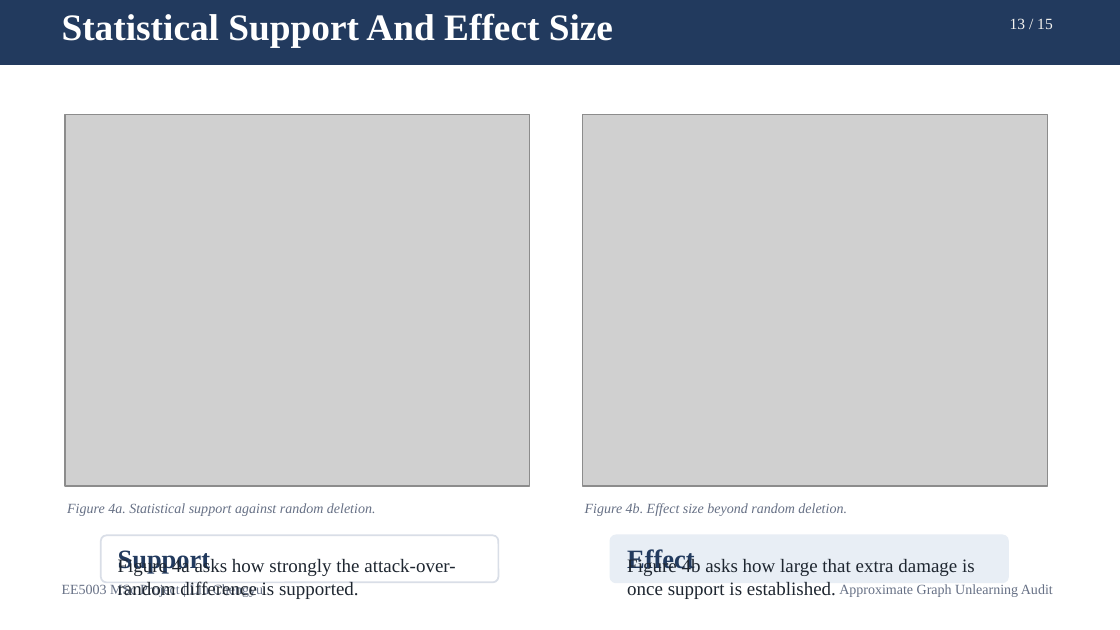
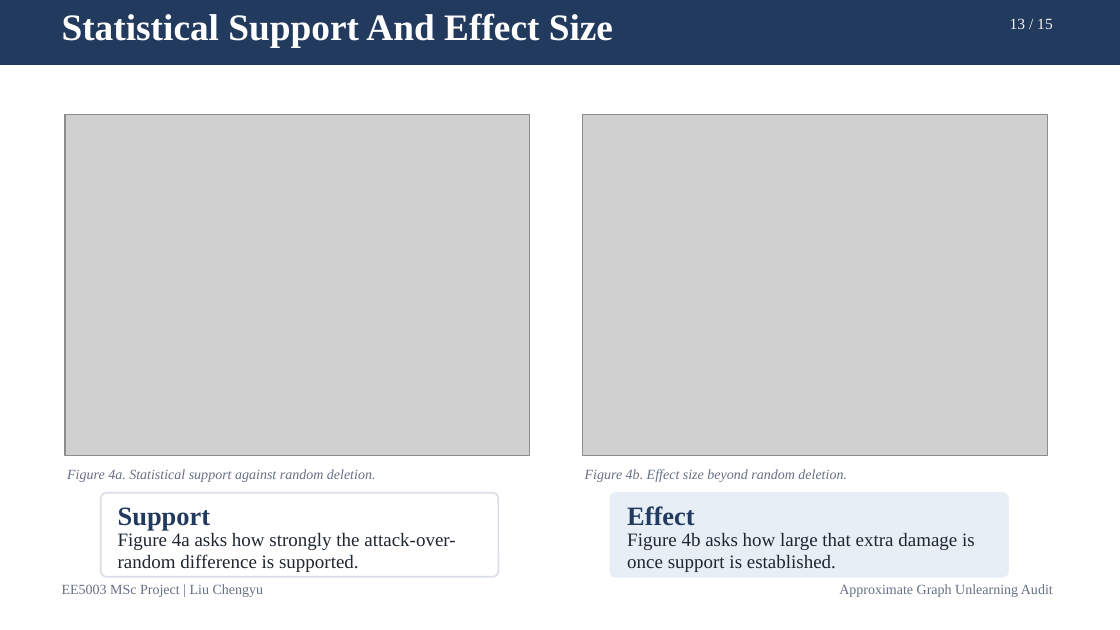
Before and after one commit to lelelelelelelelelelelelele/OpenGU, a slide deck: slide 13 of GULib-master/report/0417_5003report/ppt/out-export-check/final_15min_defense.pptx. Drawn at 1120x630 pixels with LibreOffice and Linux fonts; fonts in the diff are those of the drawing; grey boxes stand for pictures. Boxes give left, top, right and bottom in pixels: in the first picture for what was removed or moved away, otherwise in the second. Text is boxed around its words. In the diff, an @@ line names an element or a change of style, - is before the commit and + after.

```diff
--- a/GULib-master/report/0417_5003report/ppt/out-export-check/final_15min_defense.pptx
+++ b/GULib-master/report/0417_5003report/ppt/out-export-check/final_15min_defense.pptx
@@ picture: place and size @@
-picture at (65, 114, 530, 486)
+picture at (65, 114, 530, 456)
@@ picture: place and size @@
-picture at (582, 114, 1047, 486)
+picture at (582, 114, 1047, 456)
@@ text "Figure 4a. Statistical support against ...": place and size @@
-text "Figure 4a. Statistical support against ..." at (67, 503, 376, 516)
+text "Figure 4a. Statistical support against ..." at (67, 469, 376, 482)
@@ text "Figure 4b. Effect size beyond ...": place and size @@
-text "Figure 4b. Effect size beyond ..." at (585, 503, 847, 516)
+text "Figure 4b. Effect size beyond ..." at (585, 469, 847, 482)
@@ rounded rectangle: place and size @@
-rounded rectangle at (101, 535, 498, 582)
+rounded rectangle at (101, 493, 498, 577)
@@ rounded rectangle at (101, 493, 498, 577): proportions changed @@
@@ text "Support": place and size @@
-text "Support" at (118, 550, 211, 574)
+text "Support" at (118, 507, 211, 531)
@@ rounded rectangle at (610, 493, 1008, 577): proportions changed @@
@@ rounded rectangle: place and size @@
-rounded rectangle at (610, 535, 1008, 582)
+rounded rectangle at (610, 493, 1008, 577)
@@ text "Effect" rewrapped from (627, 549, 695, 574) to (627, 506, 695, 526) @@
@@ text "Figure 4a asks how strongly ...": place and size @@
-text "Figure 4a asks how strongly ..." at (118, 558, 455, 599)
+text "Figure 4a asks how strongly ..." at (118, 533, 455, 572)
@@ text "Figure 4b asks how large ...": place and size @@
-text "Figure 4b asks how large ..." at (627, 558, 975, 599)
+text "Figure 4b asks how large ..." at (627, 533, 975, 572)
```
Also in this commit, not shown: 4 other slides changed, 8 other files.
